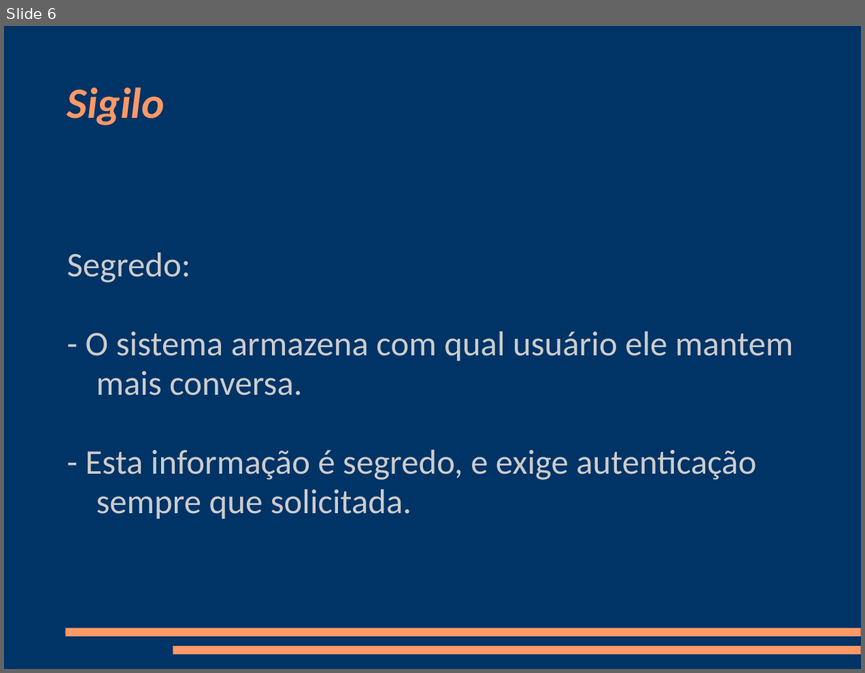
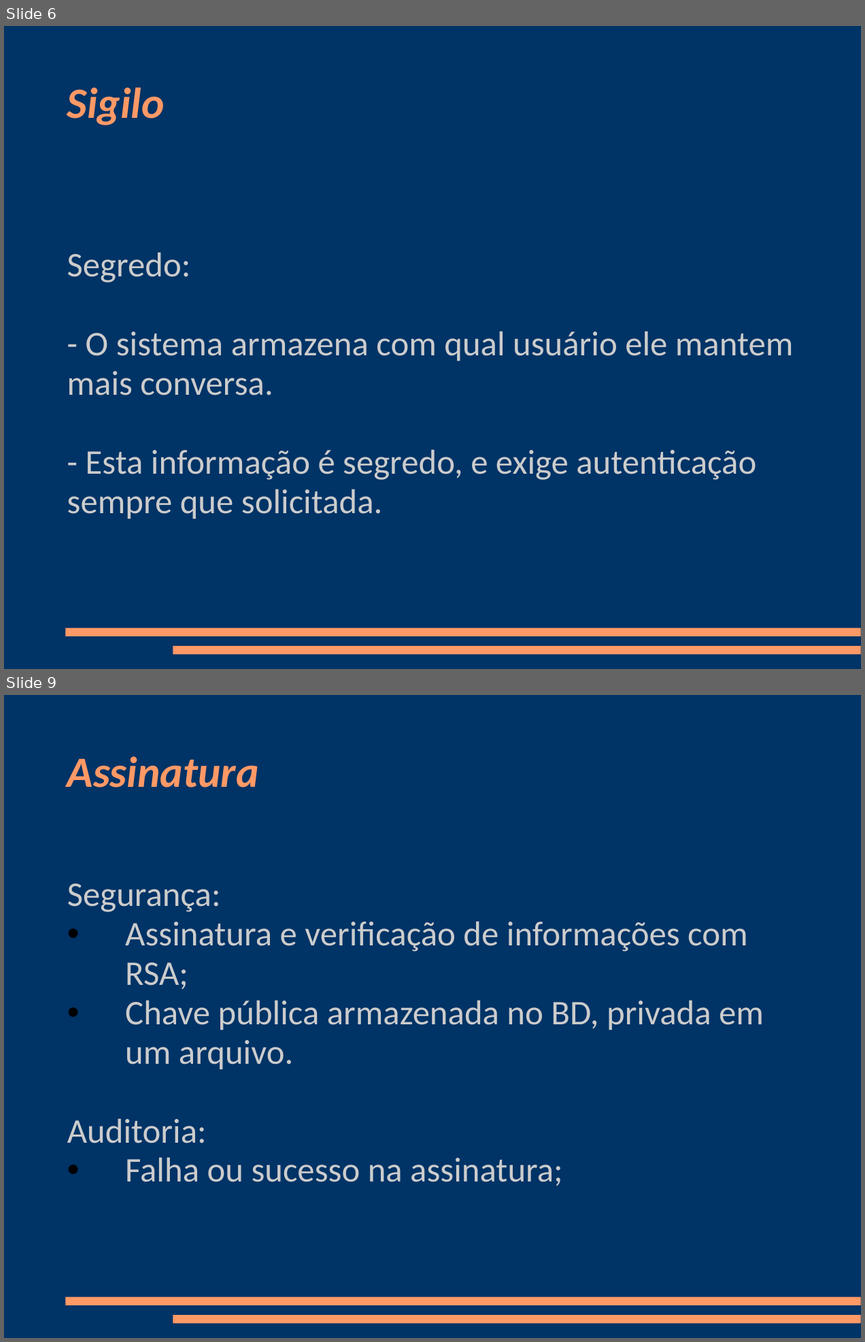
Before and after one commit to aleciogomes/wpfmessengerseg, a slide deck: Apresentação.ppt. Shown one above the other, each under a label of ours: slide 6 before the commit, slides 6 and 9 after it; the slides between them are not shown. The pictures are 865x673 and 865x1342 pixels, drawn with LibreOffice and Linux fonts; fonts in the diff are those of the drawing. Boxes give left, top, right and bottom in pixels: in the first picture for what was removed or moved away, otherwise in the second. Text is boxed around its words. In the diff, an @@ line names an element or a change of style, - is before the commit and + after.

```diff
--- a/Apresentação.ppt
+++ b/Apresentação.ppt
@@ slide 9 added at box(4, 695, 861, 1338), background #003366; not listed: 2 template elements that a slide beside it also shows @@
@@ title added at box(67, 756, 259, 787), 40 pt, text #FF9966, bold, italic @@
+Assinatura
@@ subtitle added at box(67, 883, 764, 1185), 32 pt, text #CCCCCC @@
+Segurança:
+• Assinatura e verificação de informações com RSA;
+• Chave pública armazenada no BD, privada em um arquivo.
+Auditoria:
+• Falha ou sucesso na assinatura;
@@ slide 6 changed as well @@
@@ subtitle "Segredo:" at box(67, 252, 793, 518): indent changed @@
```
Also in this commit, not shown: 2 other slides changed, 2 other slides added.
